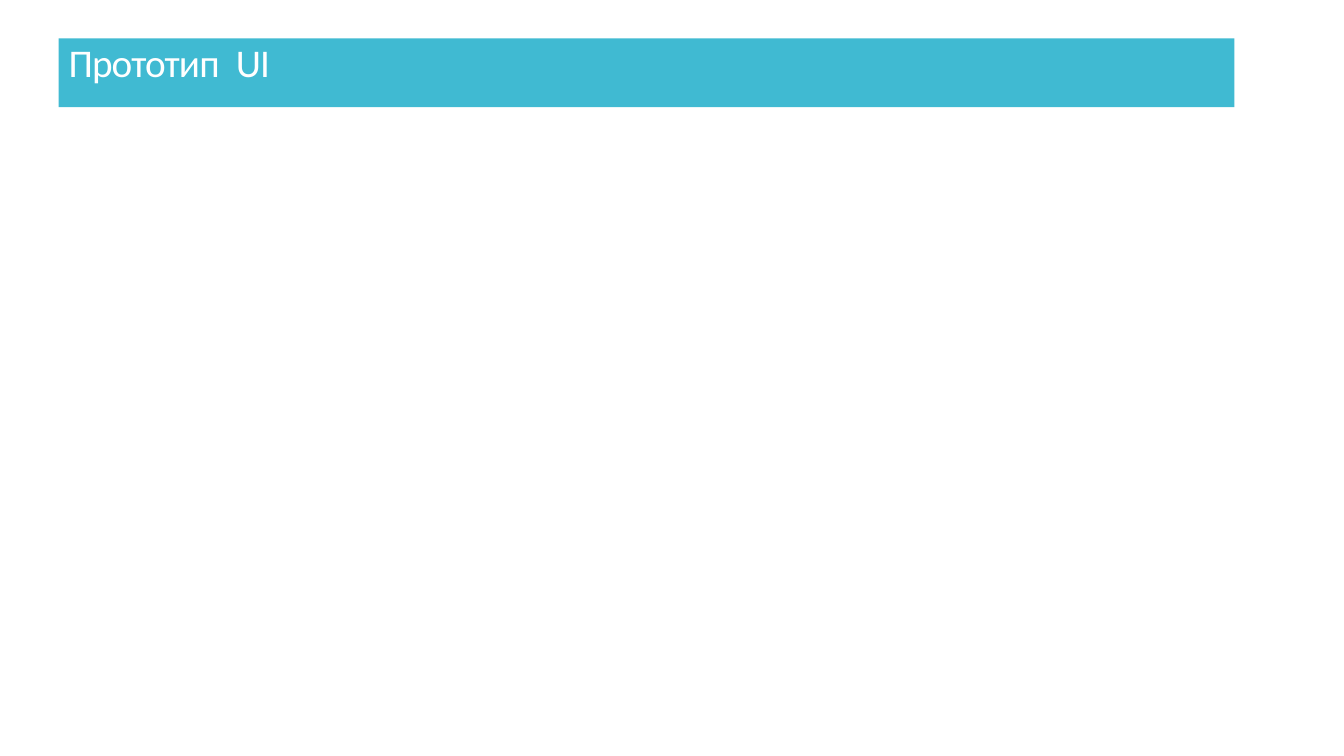
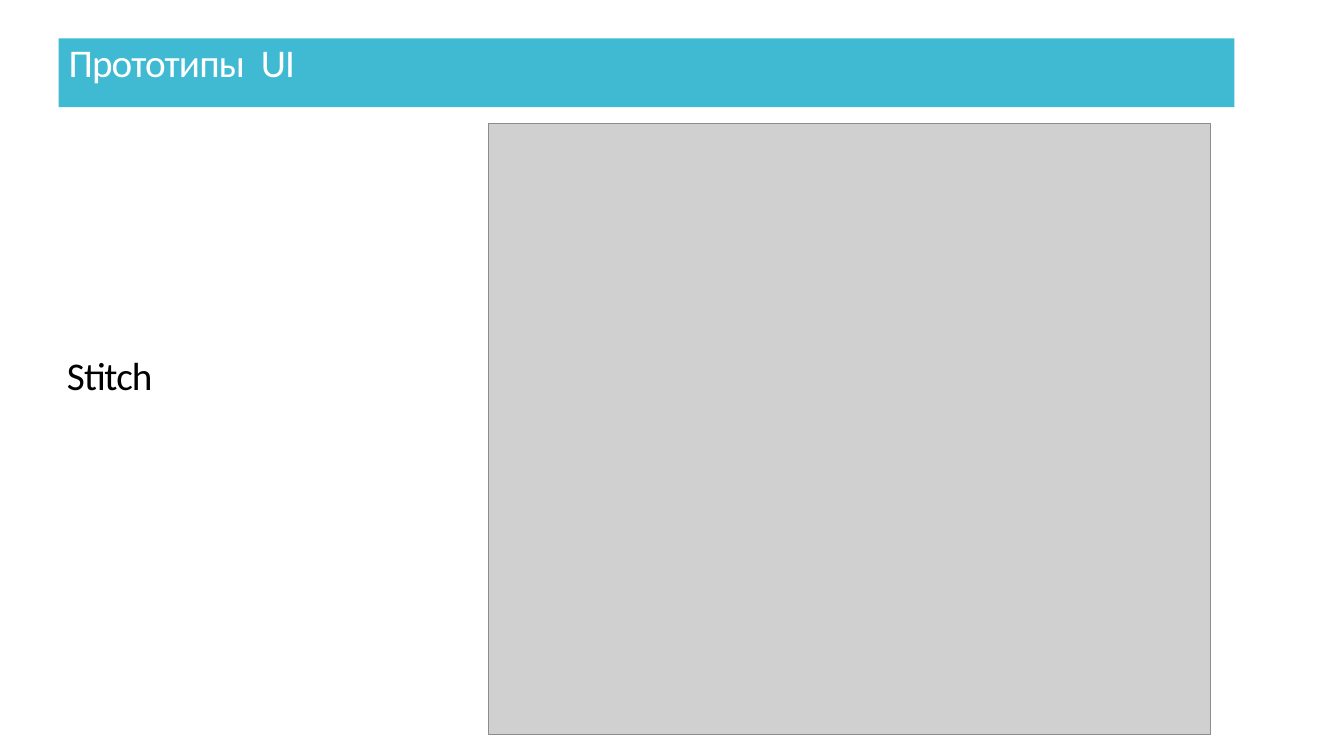
Before and after one commit to IlyyaNeustroev/airQuality, a slide deck: slide 11 of Презентация/АэроМонитор.pptx. Drawn at 1344x756 pixels with LibreOffice and Linux fonts; fonts in the diff are those of the drawing; grey boxes stand for pictures. Boxes give left, top, right and bottom in pixels: in the first picture for what was removed or moved away, otherwise in the second. Text is boxed around its words. In the diff, an @@ line names an element or a change of style, - is before the commit and + after.

Commit message:
добавил слайды с прототипами

```diff
--- a/Презентация/АэроМонитор.pptx
+++ b/Презентация/АэроМонитор.pptx
@@ text in rectangle at (69, 52, 295, 84): text changed @@
-Прототип UI
+Прототипы UI
@@ picture added at (489, 124, 1211, 735) @@
@@ title added at (10, 362, 152, 391), 28 pt, text #000000 @@
+===Stitch
```
Also in this commit, not shown: 1 other slide changed, 1 slide added.
